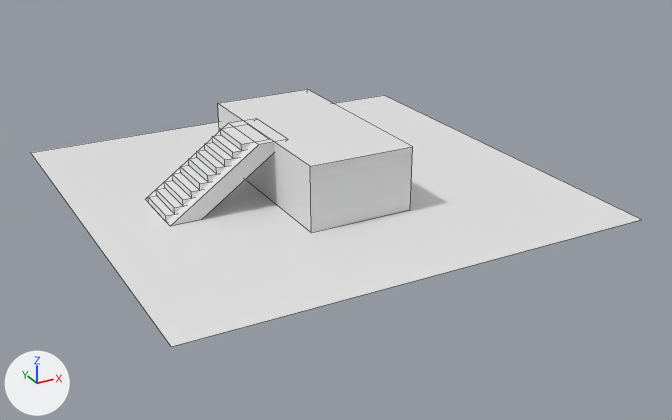
Two versions of the Blender file 01-ladder.blend, one commit apart.
Before and after are seen from a camera (50 mm lens) standing at (-25.1, -49.2, 22.3) and looking at (0.7, -2.2, -1.2). Arrows for +X, +Y and +Z are at lower left; the lights stay in place. Mesh edges are drawn as thin lines.

Before the edit, the objects in view are built like this:
```python
me_cube = bpy.data.meshes.new('Cube')
me_cube.from_pydata(...)  # a box spanning x -1.0..1.0, y -1.0..1.0, z -1.0..1.0
me_cube_002 = bpy.data.meshes.new('Cube.002')
me_cube_002.from_pydata(...)  # a box spanning x -0.205..0.205, y -0.748..0.748, z -0.274..0.274
me_cube_003 = bpy.data.meshes.new('Cube.003')
me_cube_003.from_pydata([(-2.43, -0.31, -0.99), (-0.73, -0.31, 0.99), (-2.43, 0.37, -0.99), (-0.73, 0.37, 0.99), (-3.01, 0.37, -0.99), (-3.01, -0.31, -0.99), (-1.3, -0.31, 0.99), (-1.3, 0.37, 0.99)], [], [(0, 2, 3, 1), (5, 6, 7, 4), (3, 2, 4, 7), (0, 1, 6, 5), (1, 3, 7, 6), (2, 0, 5, 4)])
me_plane = bpy.data.meshes.new('Plane')
me_plane.from_pydata([(-1.0, -1.0, 0.0), (1.0, -1.0, 0.0), (-1.0, 1.0, 0.0), (1.0, 1.0, 0.0)], [], [(0, 1, 3, 2)])
ob_base = bpy.data.objects.new('base', me_cube_003)
ob_base.location = (0.0, 0.0, 2.0)
ob_base.scale = (3.33, 6.67, 2.0)
ob_cube = bpy.data.objects.new('Cube', me_cube)
ob_cube.location = (0.0, 0.0, 2.0)
ob_cube.scale = (3.33, 6.67, 2.0)
ob_cube_001 = bpy.data.objects.new('Cube.001', me_cube_002)
ob_cube_001.location = (-9.12, 0.23, 0.19)
ob_cube_001.scale = (4.42, 2.13, 0.72)
_m = ob_cube_001.modifiers.new('Array', 'ARRAY')
_m.count = 10
_m.relative_offset_displace = (0.3, 0.0, 1.0)
ob_plane = bpy.data.objects.new('Plane', me_plane)
ob_plane.location = (0.0, 0.0, 0.0)
ob_plane.scale = (14.3, 14.3, 14.3)
```
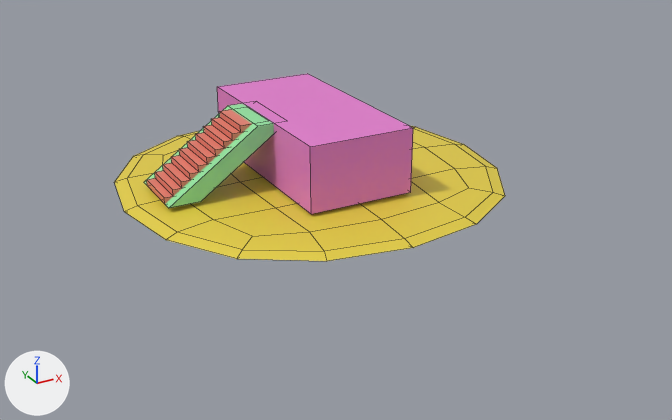
Pixel boxes [x1, y1, x2, y2] of what changed, in the pictures (672 x 420 px):
'Plane', recoloured, moved, modifiers changed
    before: [31, 95, 641, 347]
    after: [114, 126, 505, 261]
'Cube', recoloured, moved (grey to pink)
    before: [218, 90, 413, 232]
    after: [217, 74, 413, 214]
'base', recoloured, moved (grey to green)
    before: [146, 121, 275, 226]
    after: [144, 103, 274, 208]
'Cube.001', recoloured, moved
    before: [148, 127, 252, 222]
    after: [147, 109, 252, 204]

The edits, one by one:
Material 'Material.003' (mat_material_003) is new.
Its base color is (0.306, 0.8, 0.372) (green #96e7a4).
Material 'Material.002' (mat_material_002) is new.
Its base color is (0.8, 0.213, 0.154) (red #e77f6d).
Material 'Material' (mat_material) is new.
Its base color is (0.8, 0.636, 0.0553) (yellow #e7d142).
Material 'Material.001' (mat_material_001) is new.
Its base color is (0.8, 0.21, 0.638) (pink #e77ed1).
me_cube has 8 vertices, 6 faces and spans x -1.0..1.0, y -1.0..1.0, z -1.0..1.0.
me_cube now uses material mat_material_001 (pink #e77ed1).
me_plane has 4 vertices, 1 face and spans x -1.0..1.0, y -1.0..1.0, z 0.0.
me_plane now uses material mat_material (yellow #e7d142).
me_cube_002 has 8 vertices, 6 faces and spans x -0.205..0.205, y -0.748..0.748, z -0.274..0.274.
me_cube_002 now uses material mat_material_002 (red #e77f6d).
me_cube_003 has 8 vertices, 6 faces and spans x -3.01..-0.73, y -0.31..0.37, z -0.99..0.99.
me_cube_003 now uses material mat_material_003 (green #96e7a4).
Object 'Cube' (ob_cube) moves from (0.0, 0.0, 2.0) to (0.0, 0.0, 3.13).
Object 'Plane' (ob_plane) moves from (0.0, 0.0, 0.0) to (0.0, 0.0, 1.13).
Object 'Plane' (ob_plane) gains a SOLIDIFY modifier named 'Solidify'.
Modifier setting: thickness = 0.08.
Modifier setting: use_even_offset = True.
Object 'Plane' (ob_plane) gains a SUBSURF modifier named 'Subdivision'.
Modifier setting: levels = 6.
Modifier setting: render_levels = 4.
Object 'Cube.001' (ob_cube_001) moves from (-9.12, 0.23, 0.19) to (-9.12, 0.23, 1.33).
Object 'base' (ob_base) moves from (0.0, 0.0, 2.0) to (0.0, 0.0, 3.13).
